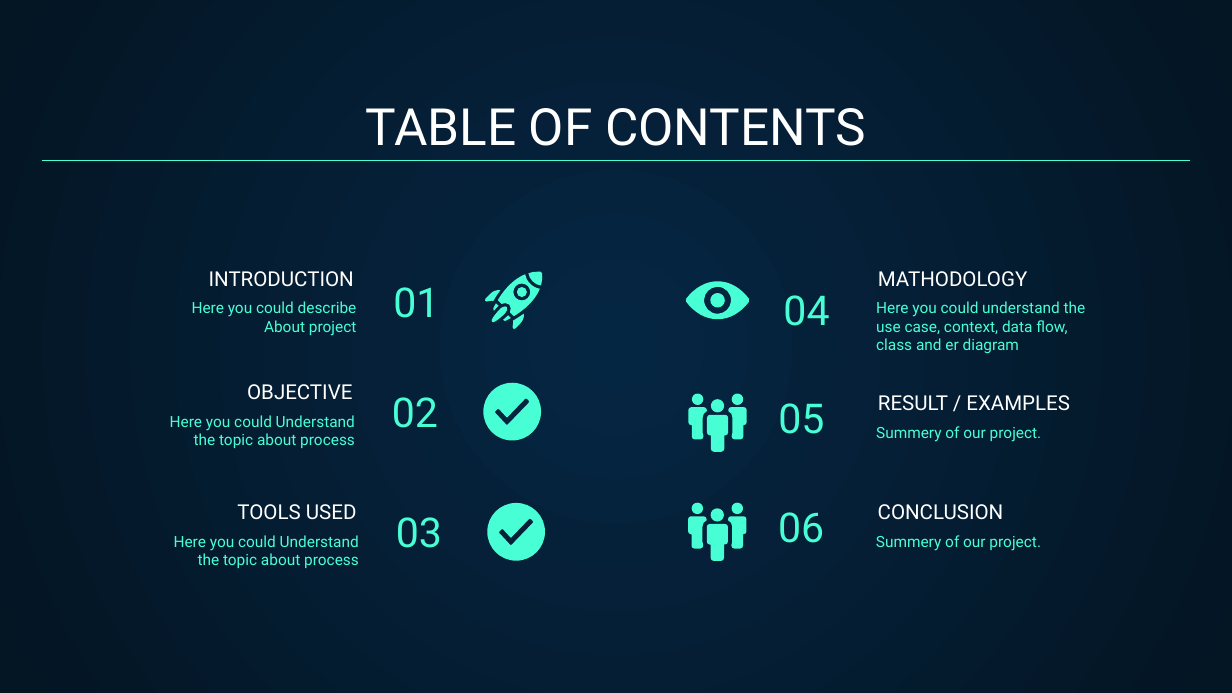
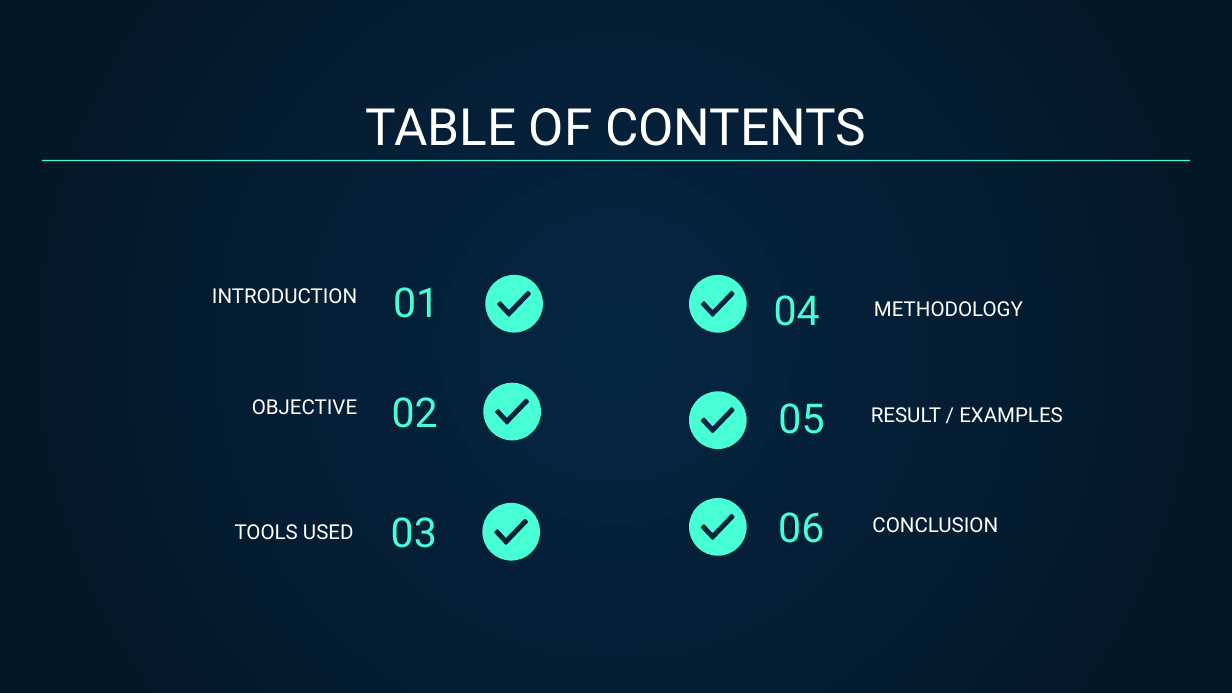
Before and after one commit to Tarequl-islam/Data-Encryption-using-AES, a slide deck: slide 2 of AES Project Presentation.pptx. Drawn at 1232x693 pixels with LibreOffice and Linux fonts; fonts in the diff are those of the drawing. Boxes give left, top, right and bottom in pixels: in the first picture for what was removed or moved away, otherwise in the second. Text is boxed around its words. In the diff, an @@ line names an element or a change of style, - is before the commit and + after.

```diff
--- a/AES Project Presentation.pptx
+++ b/AES Project Presentation.pptx
@@ text "04": place and size @@
-text "04" at bbox=[783, 295, 829, 326]
+text "04" at bbox=[774, 295, 820, 326]
@@ text "INTRODUCTION": place and size @@
-text "INTRODUCTION" at bbox=[209, 271, 354, 287]
+text "INTRODUCTION" at bbox=[212, 288, 357, 304]
@@ freeform shape: place and size @@
-freeform shape at bbox=[498, 275, 540, 317]
+freeform shape at bbox=[485, 275, 543, 333]
@@ group removed at bbox=[484, 271, 542, 329]: 7 freeform shapes @@
@@ freeform shape: place and size @@
-freeform shape at bbox=[685, 281, 749, 319]
+freeform shape at bbox=[689, 275, 747, 333]
@@ title removed at bbox=[878, 271, 1027, 287] @@
-MATHODOLOGY
@@ subtitle removed at bbox=[192, 301, 357, 336] @@
-Here you could describe
-About project
@@ text added at bbox=[874, 301, 1023, 317], 12 pt, text #FFFFFF @@
+METHODOLOGY
@@ subtitle removed at bbox=[876, 301, 1086, 353] @@
-Here you could understand the use case, context, data flow, class and er diagram
@@ text "OBJECTIVE": place and size @@
-text "OBJECTIVE" at bbox=[247, 384, 352, 400]
+text "OBJECTIVE" at bbox=[252, 399, 357, 415]
@@ subtitle removed at bbox=[170, 415, 355, 448] @@
-Here you could Understand
-the topic about process
@@ freeform shape: place and size @@
-freeform shape at bbox=[707, 415, 728, 452]
+freeform shape at bbox=[689, 392, 747, 450]
@@ group removed at bbox=[689, 393, 747, 440]: 5 freeform shapes @@
@@ text "RESULT / EXAMPLES": place and size @@
-text "RESULT / EXAMPLES" at bbox=[878, 395, 1070, 411]
+text "RESULT / EXAMPLES" at bbox=[871, 407, 1063, 423]
@@ subtitle removed at bbox=[876, 426, 1042, 442] @@
-Summery of our project.
@@ text "03": place and size @@
-text "03" at bbox=[396, 517, 442, 548]
+text "03" at bbox=[391, 517, 437, 548]
@@ freeform shape: place and size @@
-freeform shape at bbox=[488, 503, 546, 561]
+freeform shape at bbox=[483, 503, 541, 561]
@@ freeform shape: place and size @@
-freeform shape at bbox=[707, 524, 728, 561]
+freeform shape at bbox=[689, 498, 747, 556]
@@ group removed at bbox=[689, 503, 747, 548]: 5 freeform shapes @@
@@ text "TOOLS USED": place and size @@
-text "TOOLS USED" at bbox=[237, 504, 357, 520]
+text "TOOLS USED" at bbox=[235, 524, 354, 540]
@@ subtitle removed at bbox=[174, 535, 359, 568] @@
-Here you could Understand
-the topic about process
@@ text "CONCLUSION": place and size @@
-text "CONCLUSION" at bbox=[878, 504, 1004, 520]
+text "CONCLUSION" at bbox=[872, 517, 998, 533]
@@ subtitle removed at bbox=[876, 535, 1041, 551] @@
-Summery of our project.
```
Also in this commit, not shown: 15 other slides changed, 3 slides added, 1 slide removed.
